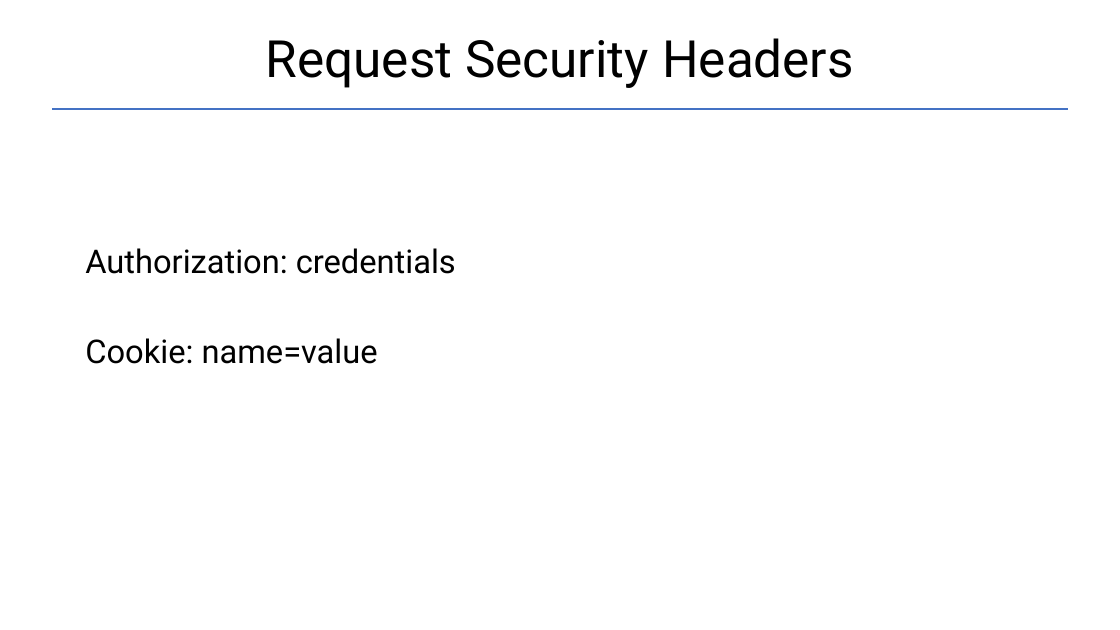
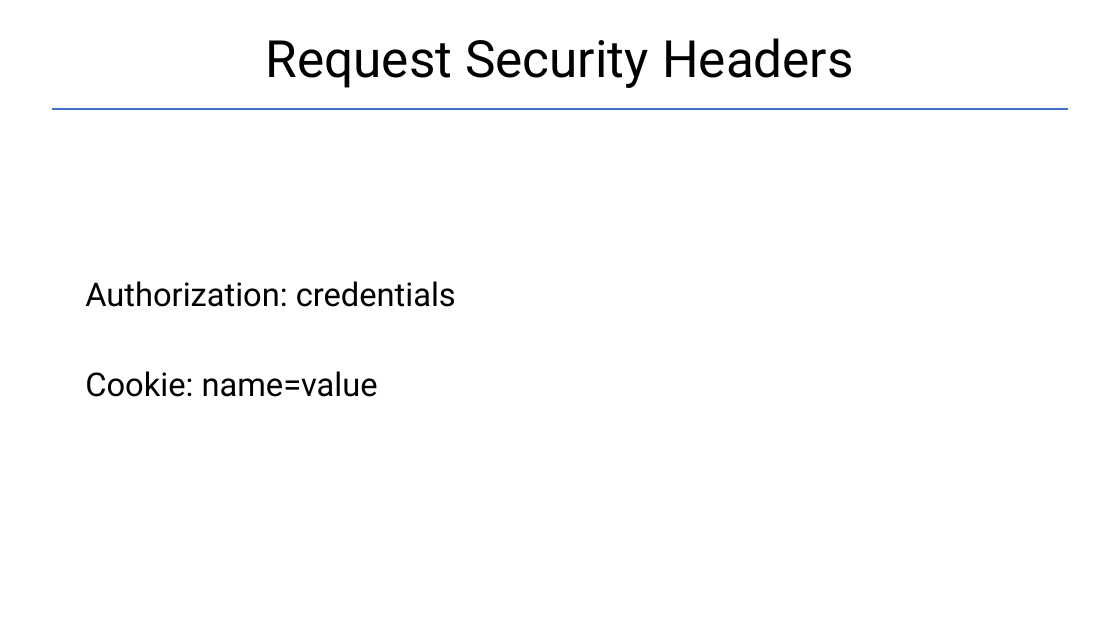
Before and after one commit to Garnik94/Levelup_presentations, a slide deck: slide 21 of Http/Http_presentation.pptx. Drawn at 1120x630 pixels with LibreOffice and Linux fonts; fonts in the diff are those of the drawing. Boxes give left, top, right and bottom in pixels: in the first picture for what was removed or moved away, otherwise in the second. Text is boxed around its words. In the diff, an @@ line names an element or a change of style, - is before the commit and + after.

```diff
--- a/Http/Http_presentation.pptx
+++ b/Http/Http_presentation.pptx
@@ text "Authorization: credentials": place and size @@
-text "Authorization: credentials" at box(85, 248, 456, 364)
+text "Authorization: credentials" at box(85, 281, 456, 397)
```
Also in this commit, not shown: 7 other slides changed, 1 slide added, 4 slides removed, 1 other file.
